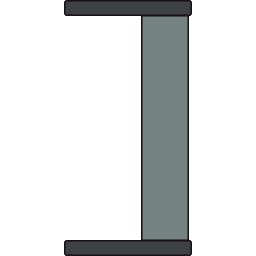
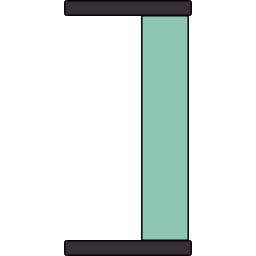
Layers edited between the first and the second w=256, h=256 image:
painted on "ElevatorGlass" over bbox(141, 15, 189, 241)
painted on "ElevatorGlassBase" over bbox(141, 15, 189, 241)
painted on "ElevatorTop" over bbox(64, 0, 192, 16)
painted on "ElevatorBottom" over bbox(64, 240, 192, 256)
